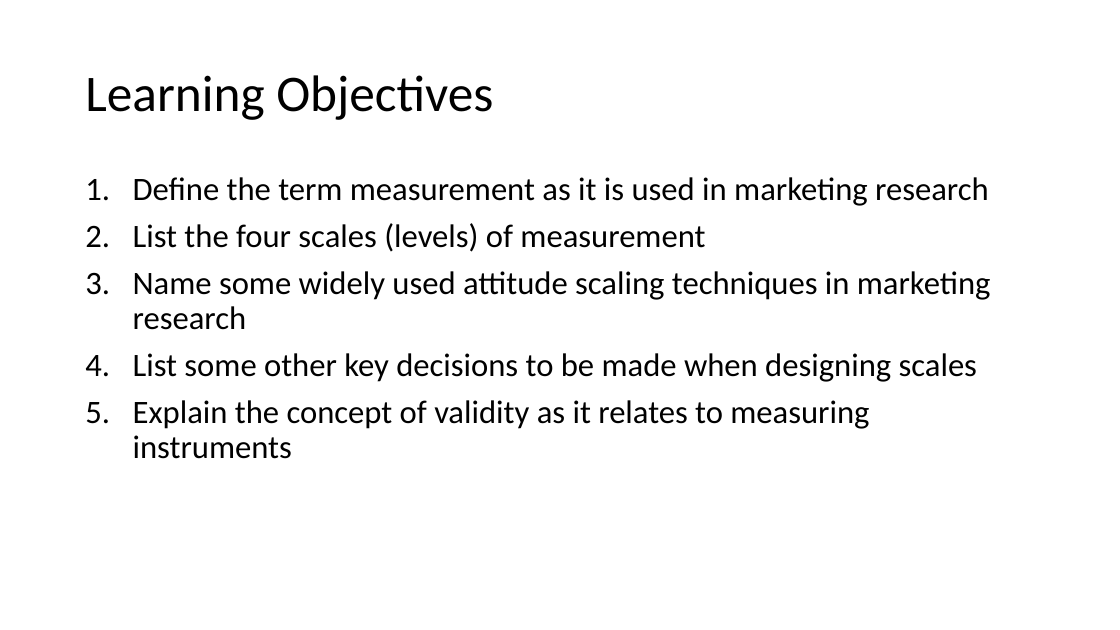
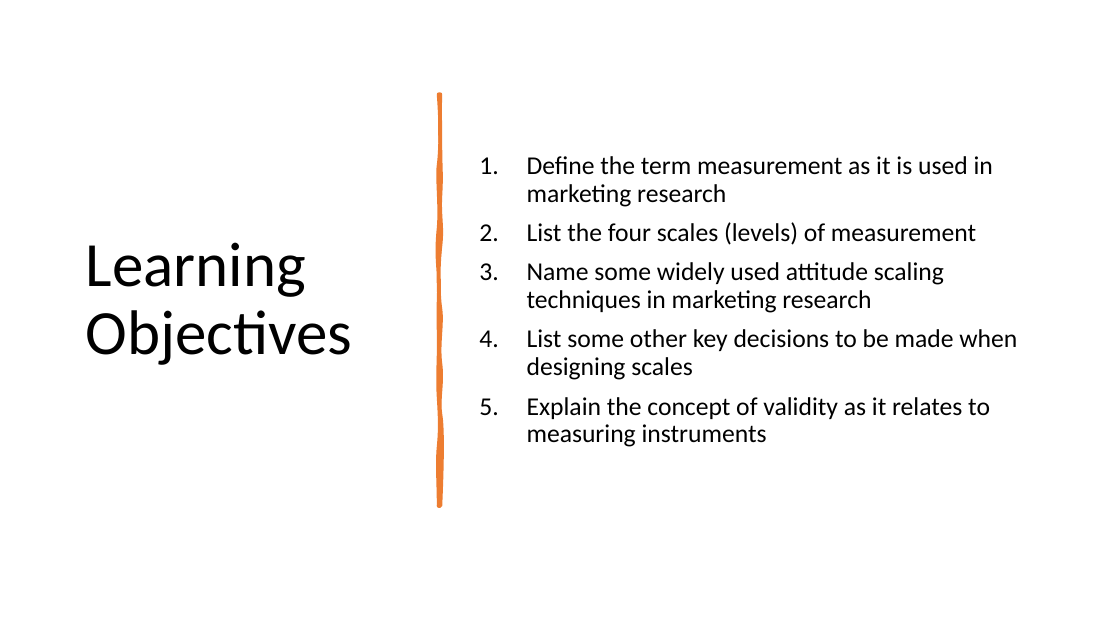
Before and after one commit to mikenguyen13/mar4050, a slide deck: slide 10 of lectures/5/2_Asking Goods Questions.pptx (slide 3 before the commit). Drawn at 1120x630 pixels with LibreOffice and Linux fonts; fonts in the diff are those of the drawing. Boxes give left, top, right and bottom in pixels: in the first picture for what was removed or moved away, otherwise in the second. Text is boxed around its words. In the diff, an @@ line names an element or a change of style, - is before the commit and + after.

```diff
--- a/lectures/5/2_Asking Goods Questions.pptx
+++ b/lectures/5/2_Asking Goods Questions.pptx
@@ title "Learning Objectives": place and size @@
-title "Learning Objectives" at [85, 75, 493, 120]
+title "Learning Objectives" at [86, 242, 353, 365]
@@ title "Learning Objectives" at [86, 242, 353, 365]: size 44 to 54 pt @@
@@ text "Define the term measurement as ...": place and size @@
-text "Define the term measurement as ..." at [133, 177, 991, 459]
+text "Define the term measurement as ..." at [527, 156, 1017, 447]
@@ text "Define the term measurement as ..." at [527, 156, 1017, 447]: size 28 to 22 pt; vertical alignment top to middle @@
@@ freeform shape added at [439, 94, 440, 506], fill #ED7D31, outline #ED7D31 3.25 pt @@
```
Also in this commit, not shown: 1 other slide changed, 8 slides added, 1 other file.
